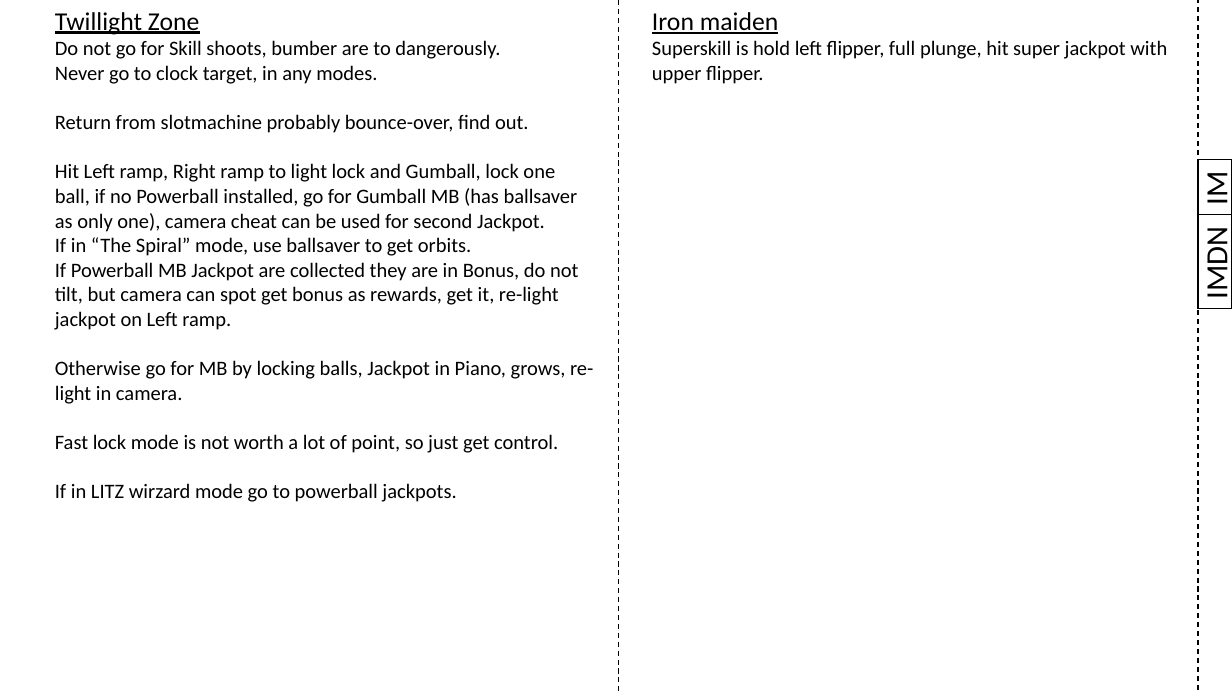
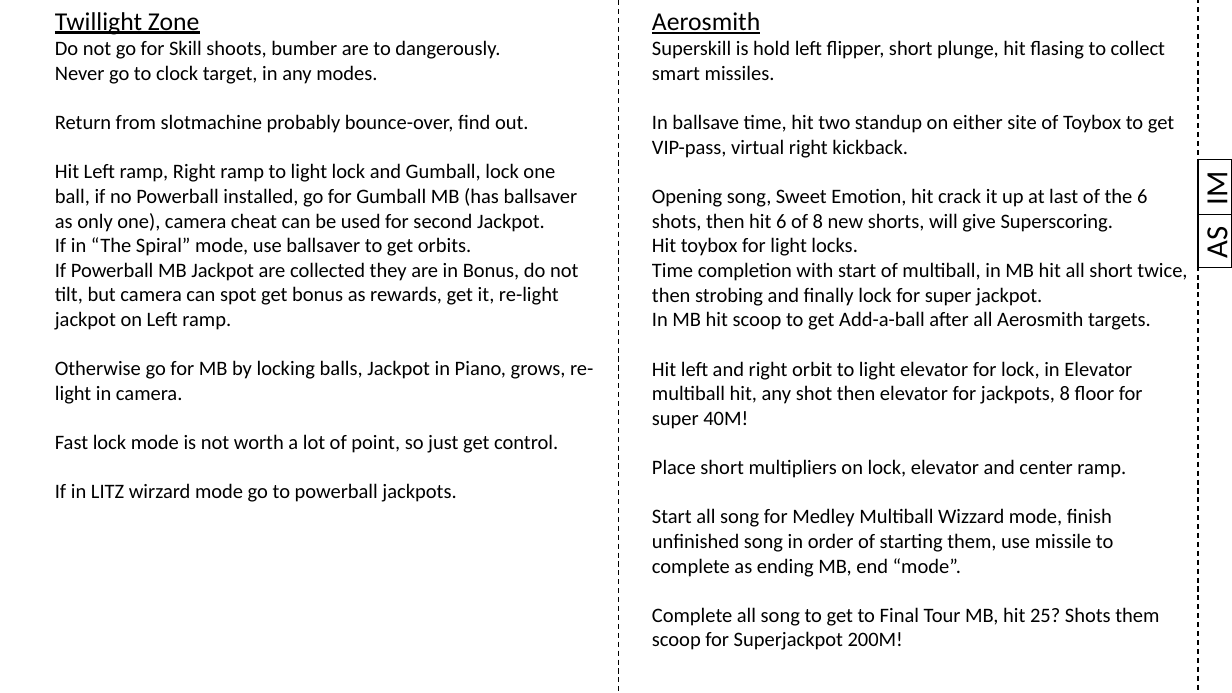
Before and after one commit to karstenbolge/PB, a slide deck: slide 6 of PB.pptx. Drawn at 1232x693 pixels with LibreOffice and Linux fonts; fonts in the diff are those of the drawing. Boxes give left, top, right and bottom in pixels: in the first picture for what was removed or moved away, otherwise in the second. Text is boxed around its words. In the diff, an @@ line names an element or a change of style, - is before the commit and + after.

Commit message:
Added AS

```diff
--- a/PB.pptx
+++ b/PB.pptx
@@ text at [652,12,1187,650]: text changed @@
-Iron maiden
-Superskill is hold left flipper, full plunge, hit super jackpot with upper flipper.
+Aerosmith
+Superskill is hold left flipper, short plunge, hit flasing to collect smart missiles.
+In ballsave time, hit two standup on either site of Toybox to get VIP-pass, virtual right kickback.
+Opening song, Sweet Emotion, hit crack it up at last of the 6 shots, then hit 6 of 8 new shorts, will give Superscoring.
+Hit toybox for light locks.
+Time completion with start of multiball, in MB hit all short twice, then strobing and finally lock for super jackpot.
+In MB hit scoop to get Add-a-ball after all Aerosmith targets.
+Hit left and right orbit to light elevator for lock, in Elevator multiball hit, any shot then elevator for jackpots, 8 floor for super 40M!
+Place short multipliers on lock, elevator and center ramp.
+Start all song for Medley Multiball Wizzard mode, finish unfinished song in order of starting them, use missile to complete as ending MB, end “mode”.
+Complete all song to get to Final Tour MB, hit 25? Shots them scoop for Superjackpot 200M!
@@ text in rectangle at [1198,230,1232,258]: text changed @@
-IMDN
+AS
@@ rectangle "AS": place and size @@
-rectangle "AS" at [1198,215,1232,309]
+rectangle "AS" at [1198,215,1232,268]
```
Also in this commit, not shown: 2 slides added.
